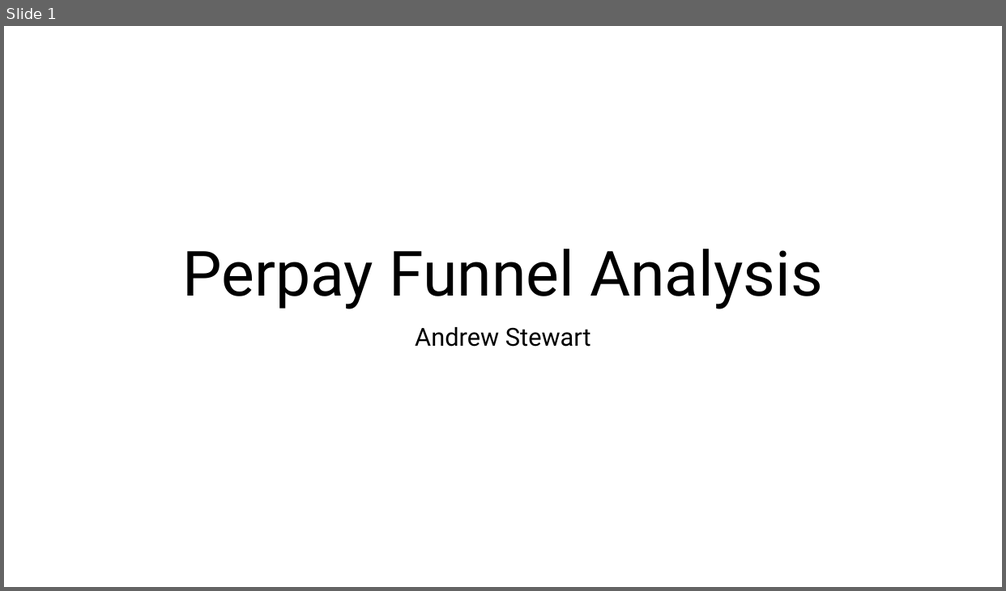
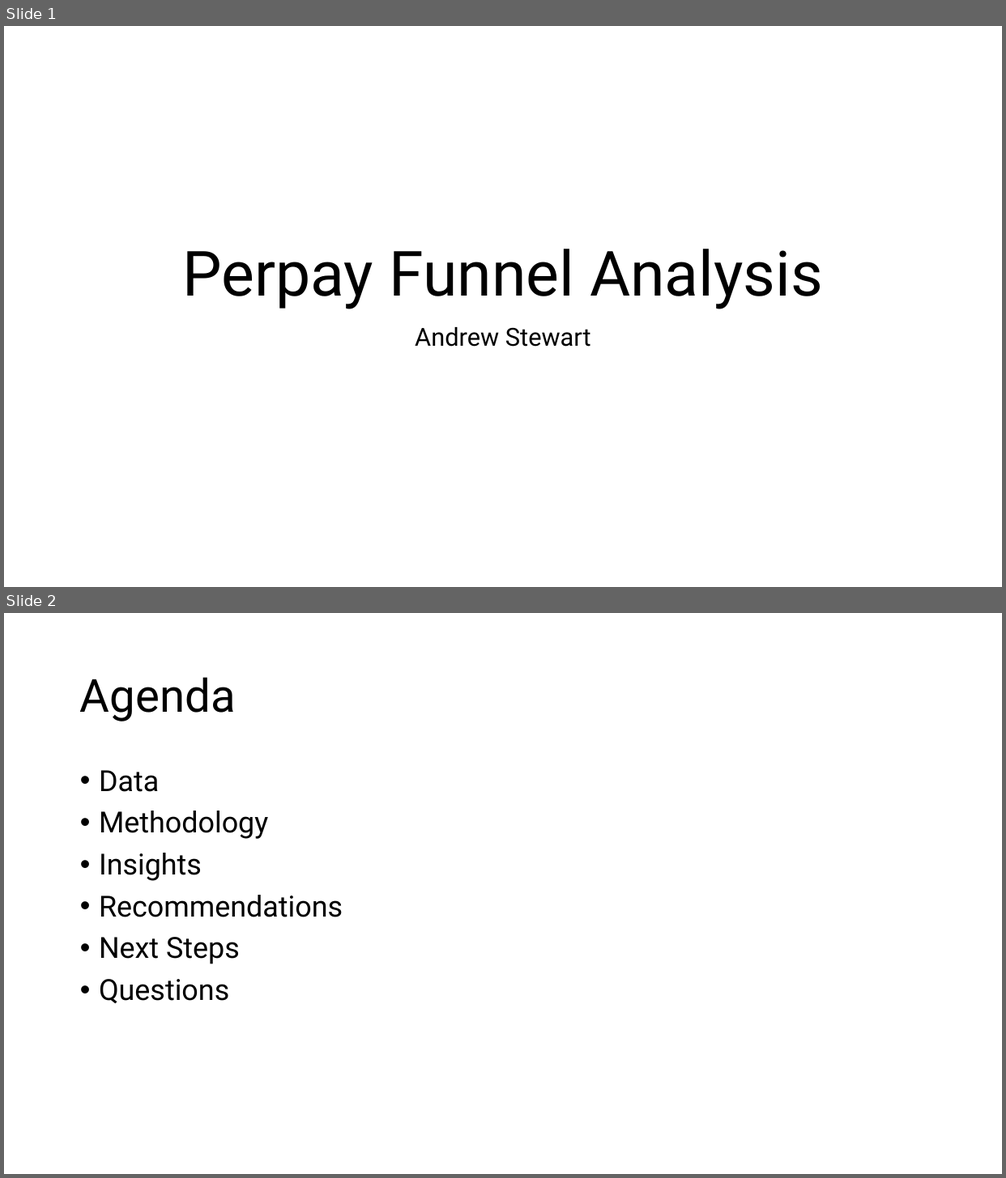
Before and after one commit to theroyalbob/perpay-final, a slide deck: Stewart-final-presentation.pptx. Shown one above the other, each under a label of ours: slide 1 before the commit, slides 1 and 2 after it. The pictures are 1006x591 and 1006x1178 pixels, drawn with LibreOffice and Linux fonts; fonts in the diff are those of the drawing. Boxes give left, top, right and bottom in pixels: in the first picture for what was removed or moved away, otherwise in the second. Text is boxed around its words. In the diff, an @@ line names an element or a change of style, - is before the commit and + after.

```diff
--- a/Stewart-final-presentation.pptx
+++ b/Stewart-final-presentation.pptx
@@ slide 2 added at (4,613,1002,1174), background #FFFFFF @@
@@ title added at (80,677,236,722), 44 pt, text #000000 @@
+Agenda
@@ text added at (99,770,343,1003), 28 pt, text #000000 @@
+• Data
+• Methodology
+• Insights
+• Recommendations
+• Next Steps
+• Questions
```
Also in this commit, not shown: 16 other slides added.
